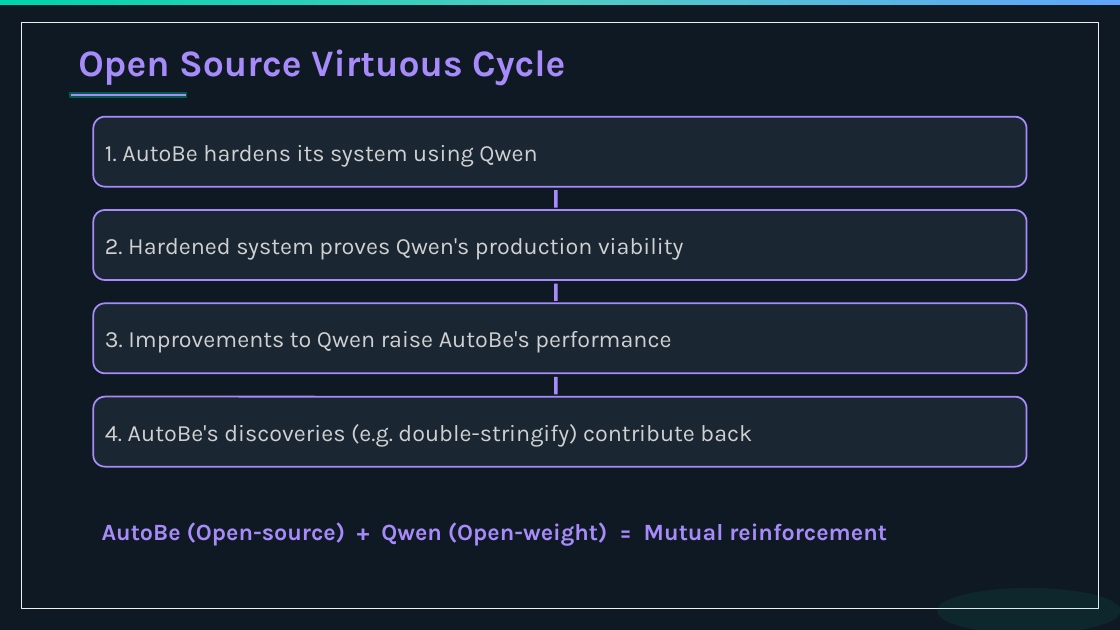
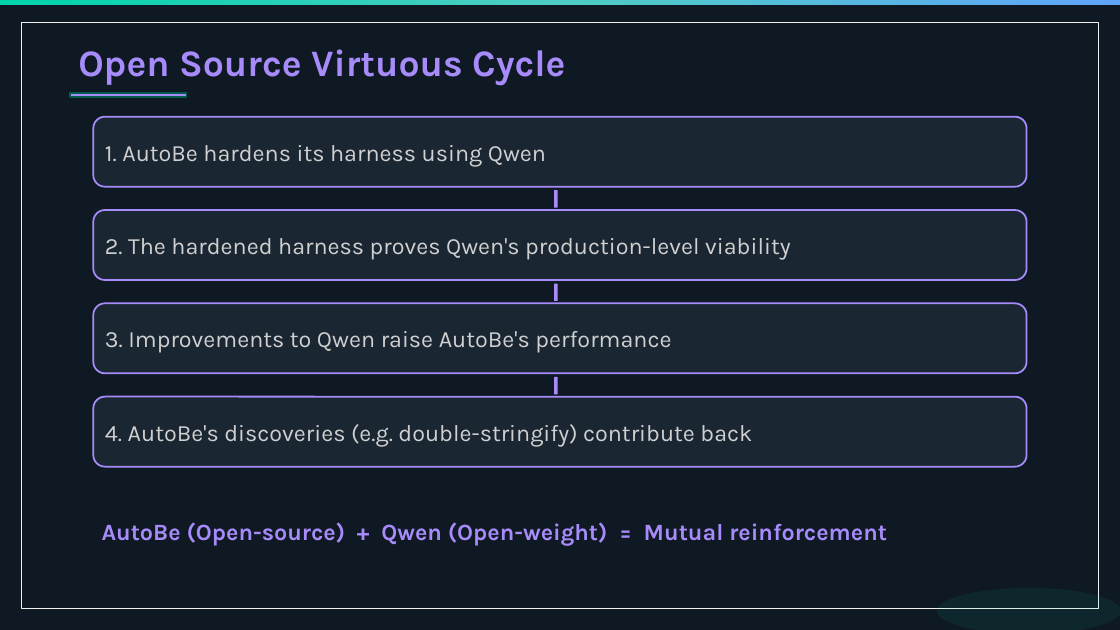
Before and after one commit to ignithex/autobe-llm-agent-code, a slide deck: slide 65 of website/public/seminars/qwen-korea-meetup-20260326.pptx. Drawn at 1120x630 pixels with LibreOffice and Linux fonts; fonts in the diff are those of the drawing. Boxes give left, top, right and bottom in pixels: in the first picture for what was removed or moved away, otherwise in the second. Text is boxed around its words. In the diff, an @@ line names an element or a change of style, - is before the commit and + after.

Commit message:
feat(website): harness wording. (#1211)
* feat(website): harness wording

* more things

* fix it

```diff
--- a/website/public/seminars/qwen-korea-meetup-20260326.pptx
+++ b/website/public/seminars/qwen-korea-meetup-20260326.pptx
@@ text in rounded rectangle at box(105, 145, 546, 166): text changed @@
-1. AutoBe hardens its system using Qwen
+1. AutoBe hardens its harness using Qwen
@@ text in rounded rectangle at box(105, 238, 791, 259): text changed @@
-2. Hardened system proves Qwen's production viability
+2. The hardened harness proves Qwen's production-level viability
```
Also in this commit, not shown: 24 other slides changed, 1 other file.
